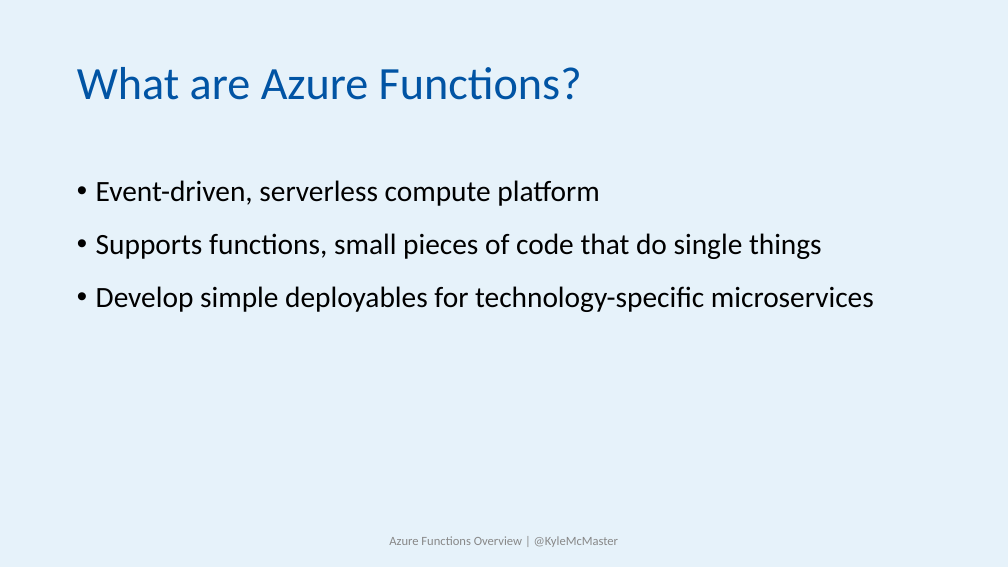
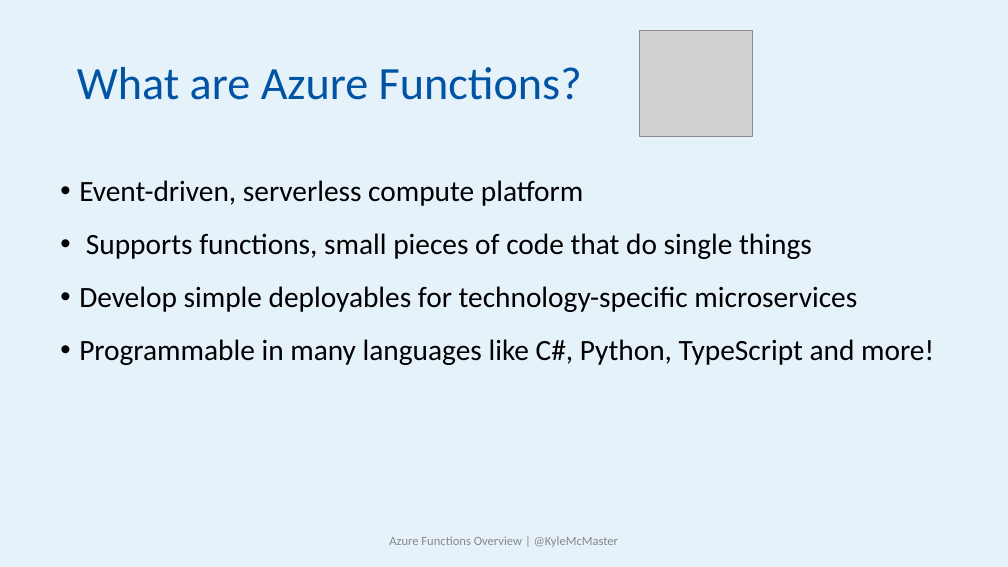
Before and after one commit to KyleMcMaster/AzureFunctionsLunchNLearn, a slide deck: slide 2 of slides/Azure Functions Overview.pptx. Drawn at 1008x567 pixels with LibreOffice and Linux fonts; fonts in the diff are those of the drawing; grey boxes stand for pictures; background and template pictures are left out. Boxes give left, top, right and bottom in pixels: in the first picture for what was removed or moved away, otherwise in the second. Text is boxed around its words. In the diff, an @@ line names an element or a change of style, - is before the commit and + after.

```diff
--- a/slides/Azure Functions Overview.pptx
+++ b/slides/Azure Functions Overview.pptx
@@ picture added at [640,30,752,136] @@
@@ text "Event-driven, serverless compute platform": place and size @@
-text "Event-driven, serverless compute platform" at [96,180,874,312]
+text "Event-driven, serverless compute platform" at [79,180,934,365]
@@ text at [79,286,857,312]: indent changed @@
@@ text at [79,339,934,365]: paragraph added @@
+• Programmable in many languages like C#, Python, TypeScript and more!
```
Also in this commit, not shown: 6 other slides changed, 1 other file.
